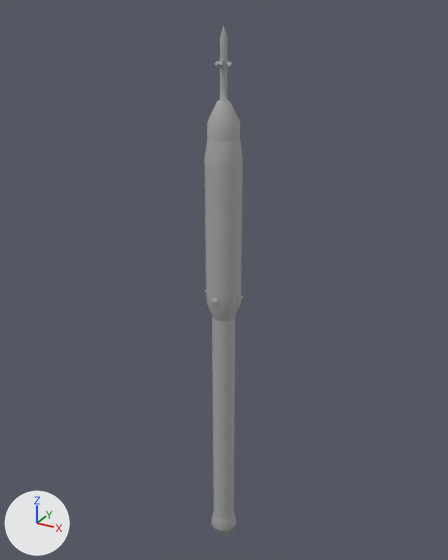
Renders of the glTF model Assets/Models/Spacecraft/Ares 1 (A).glb from each side of a commit.
Rendered twice from a 50 mm camera at (4.64, -8.58, 10.1) aimed at (-0.22, 0.25, 5.69). The lights are fixed; the arrows at lower left show +X, +Y and +Z. The picture after the commit comes second.

Names of what the first picture shows: 'group2 pCo.001', 'group5 pCu', 'pCone1 gr1.001', 'pCone1 gro.001', 'pCube1 gro', 'pCylinder1'.
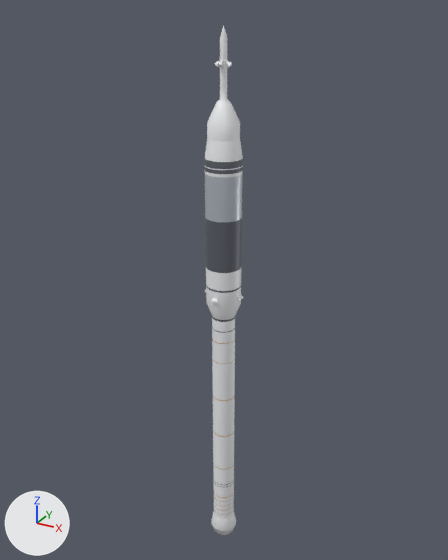
Changed parts and their boxes [x1, y1, x2, y2] in the pictures (448 x 560 px):
'pCylinder1', recoloured
    both: [204, 25, 243, 535]
'pCone1 gr1.001', recoloured
    both: [217, 60, 223, 68]
'group2 pCo.001', recoloured
    both: [226, 60, 232, 68]
'pCube1 gro', recoloured
    both: [211, 298, 218, 303]
'group5 pCu', recoloured
    both: [237, 295, 243, 300]
'pCone1 gro.001', recoloured
    both: [215, 60, 220, 67]

Edits to the bpy script that builds the scene:
```text
Change mat_blinn1sg_006:
    mat_blinn1sg_006.base_color: (0.4, 0.4, 0.4) -> (0.92, 0.93, 0.95)  # grey #aaaaaa -> white #f6f7f9
Change mat_blinn2sg_007:
    mat_blinn2sg_007.base_color: (0.4, 0.4, 0.4) -> (0.14, 0.15, 0.18)  # grey #aaaaaa -> grey #696c76
Change mat_blinn8sg_004:
    mat_blinn8sg_004.base_color: (0.4, 0.4, 0.4) -> (0.58, 0.62, 0.68)  # grey #aaaaaa -> light grey #c8ced7
```
